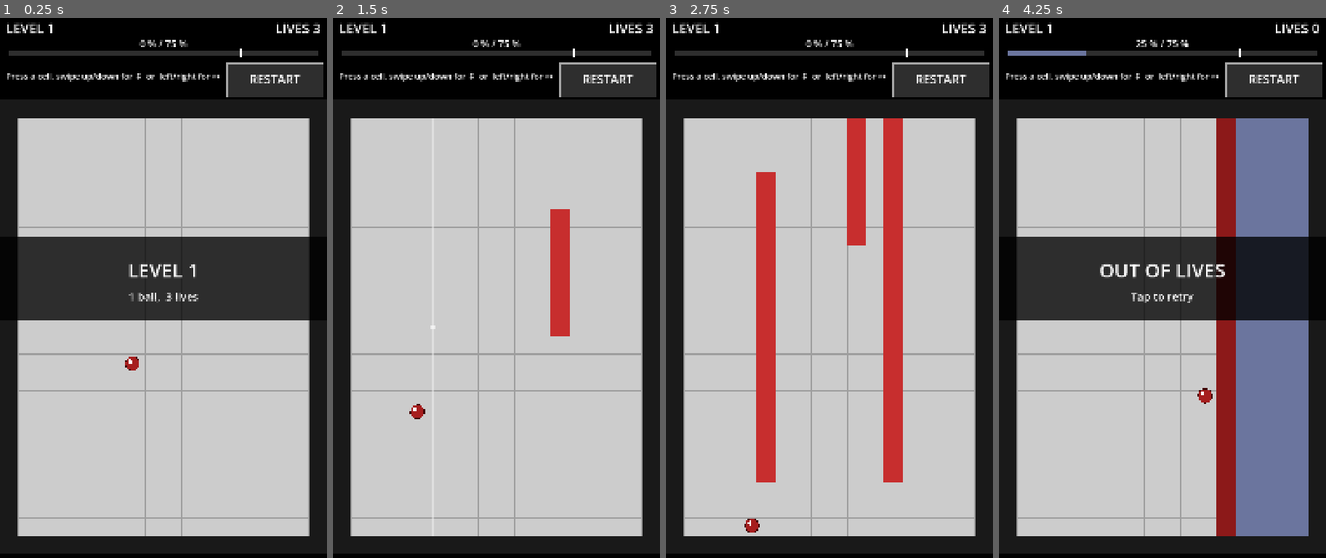
Above: before the commit, frames 1-4 (left to right).
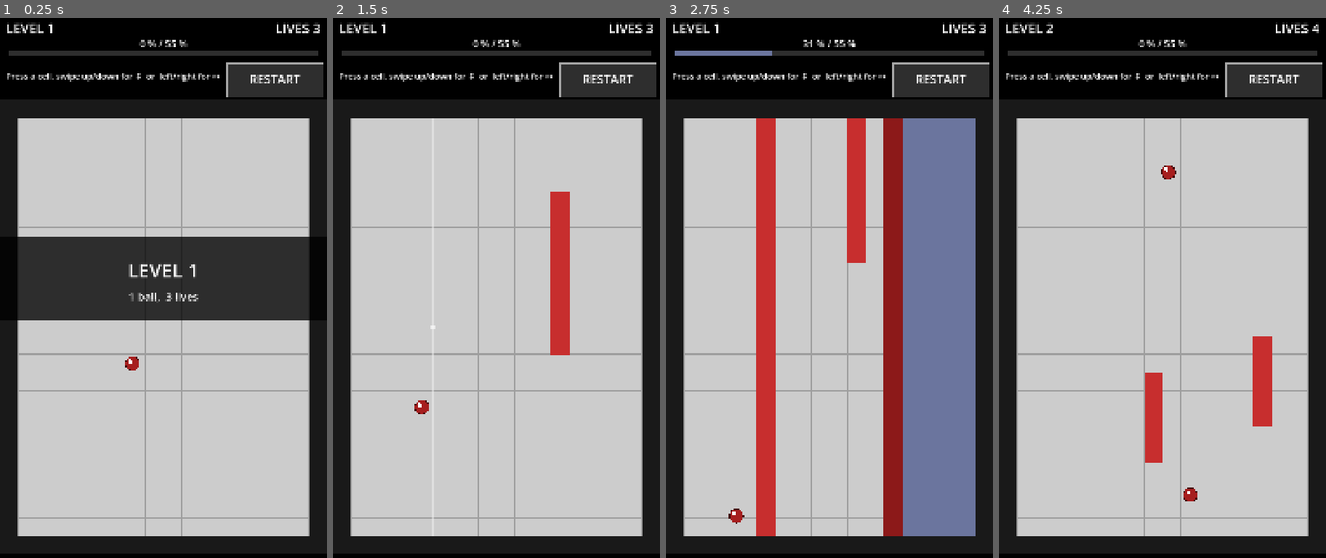
Above: after the commit, the same moments.

Repository: Matswm86/jezzball
Game: Godot game, scene res://scenes/Game.tscn
Two runs of this game, one before a commit and one after it. Both use one fixed random seed, a clock stepped at 60 frames per second and the inputs below.
Inputs (mouse positions are in pixels of both pictures, inside the frame that each line leads up to):
- Up to frame 1 (0.25 s): no input
- Up to frame 2 (1.5 s): tap A at 0.5, 1.25 s; move the mouse to (568, 271) at 0.52 s; click (568, 271) at 0.67 s; move the mouse to (431, 331) at 1.27 s; click (431, 331) at 1.42 s
- Up to frame 3 (2.75 s): tap A at 2 s; move the mouse to (862, 174) at 2.02 s; click (862, 174) at 2.17 s
- Up to frame 4 (4.25 s): tap A at 2.75, 3.5 s; move the mouse to (1146, 417) at 2.77 s; click (1146, 417) at 2.92 s; move the mouse to (1260, 390) at 3.52 s; click (1260, 390) at 3.67 s

The runs differ from the first frame. In frame 1, less than 0.1% of the frame differs, in the area x 50-74%, y 4-8%; in frame 2, 0.6%; in frame 3, 24%; in frame 4, 33%, in the area x 2-98%, y 0-96%.

Commit message:
v0.12: count walls in fill %, lower target to 55%, walls faster than balls
User feedback: "75% reached but field is actually 85-90% covered" — because
my % was counting only CAPTURED cells, not the wall cells you'd already drawn.
Fixed by computing _filled_count() = sum of CAPTURED + WALL cells; both the
HUD %, the progress-bar fill, and the win check now use this metric.

Also relaxed the difficulty per request:
- TARGET 0.75 → 0.55 (so reaching 55% filled wins the level)
- WALL_SPEED 6.5 → 9.0 cells/s (now ~540 px/s — faster than the ball)
- BALL_SPEED 420 → 380 px/s

Walls now visibly outpace the atom in absolute pixels per second, so timing
the close-off is much more forgiving.

Co-Authored-By: Claude Opus 4.7 (1M context) <noreply@anthropic.com>

Diff:
--- a/scripts/Game.gd
+++ b/scripts/Game.gd
@@ -35,9 +35,9 @@
 const COL_PREVIEW := Color(0.95, 0.95, 0.95, 0.5) # touch-preview line on field
 
 const BALL_RADIUS := 22.0
-const BALL_SPEED := 420.0
-const WALL_SPEED := 6.5
-const TARGET := 0.75
+const BALL_SPEED := 380.0
+const WALL_SPEED := 9.0
+const TARGET := 0.55
 const MAX_LEVEL := 50
 
 enum CellState { EMPTY, BORDER, WALL, BUILDING, CAPTURED }
@@ -179,7 +179,7 @@
 	lbl_lives.text = "LIVES %d" % lives
 	var pct := 0
 	if play_total > 0:
-		pct = int(round(float(captured) / float(play_total) * 100.0))
+		pct = int(round(float(_filled_count()) / float(play_total) * 100.0))
 	lbl_pct.text = "%d %% / %d %%" % [pct, int(TARGET * 100)]
 	var show_overlay := false
 	var t_text := ""
@@ -352,8 +352,18 @@
 			grid[c.x][c.y] = CellState.EMPTY
 	walls.erase(w)
 
+func _filled_count() -> int:
+	# Cells that count as "yours": completed walls + captured regions.
+	var n := 0
+	for x in range(1, COLS - 1):
+		for y in range(1, ROWS - 1):
+			var s = grid[x][y]
+			if s == CellState.CAPTURED or s == CellState.WALL:
+				n += 1
+	return n
+
 func _check_win() -> void:
-	if float(captured) / float(play_total) >= TARGET:
+	if float(_filled_count()) / float(play_total) >= TARGET:
 		state = GameState.LEVEL_WIN
 
 func _input(event: InputEvent) -> void:
@@ -440,7 +450,7 @@
 	draw_rect(Rect2(bar_x, bar_y, bar_w, 22), COL_BAR_BG, true)
 	var fill := 0.0
 	if play_total > 0:
-		fill = bar_w * float(captured) / float(play_total)
+		fill = bar_w * float(_filled_count()) / float(play_total)
 	draw_rect(Rect2(bar_x, bar_y, fill, 22), COL_CAPTURED, true)
 	var target_x := bar_x + bar_w * TARGET
 	draw_line(Vector2(target_x, bar_y - 6), Vector2(target_x, bar_y + 28), COL_TEXT, 3)
